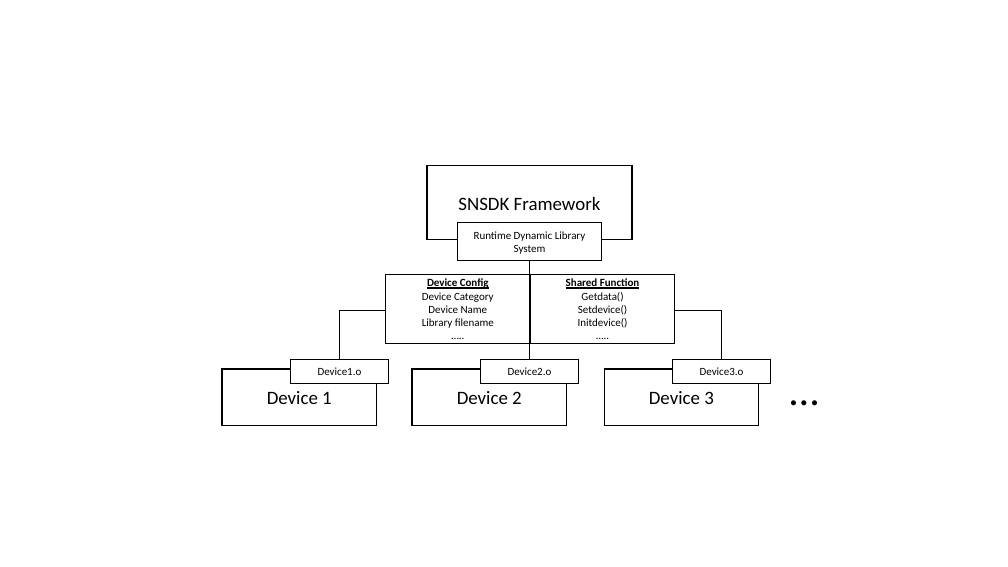
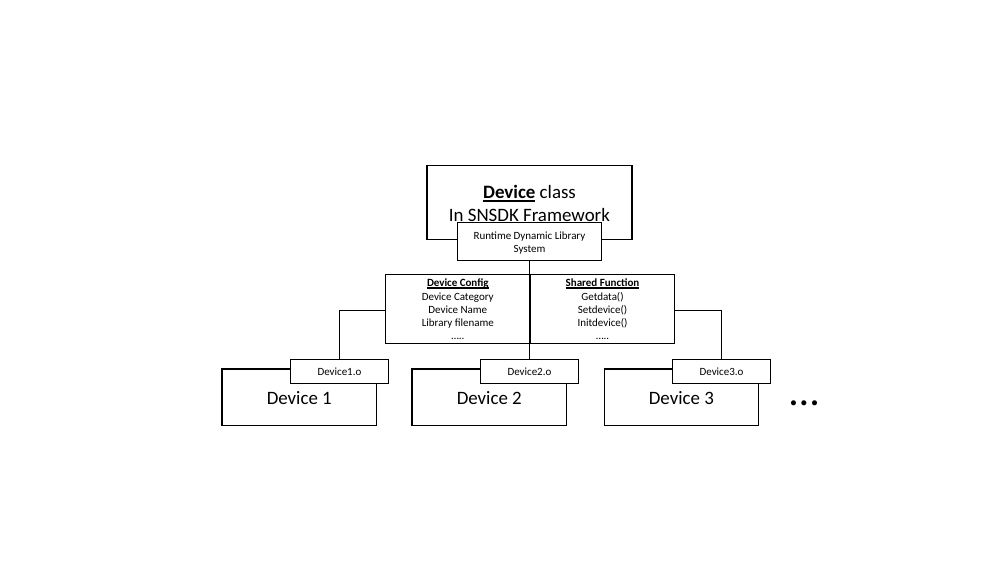
Before and after one commit to soobinjeon/MinT, a slide deck: slide 1 of doc/Drawing.pptx. Drawn at 1008x567 pixels with LibreOffice and Linux fonts; fonts in the diff are those of the drawing. Boxes give left, top, right and bottom in pixels: in the first picture for what was removed or moved away, otherwise in the second. Text is boxed around its words. In the diff, an @@ line names an element or a change of style, - is before the commit and + after.

Commit message:
Update v0.1  - set Framework Init Structure

```diff
--- a/doc/Drawing.pptx
+++ b/doc/Drawing.pptx
@@ text in rectangle at [449, 184, 610, 227]: text changed @@
-SNSDK Framework
+Device class
+In SNSDK Framework
```
Also in this commit, not shown: 1 slide added, 11 other files.
